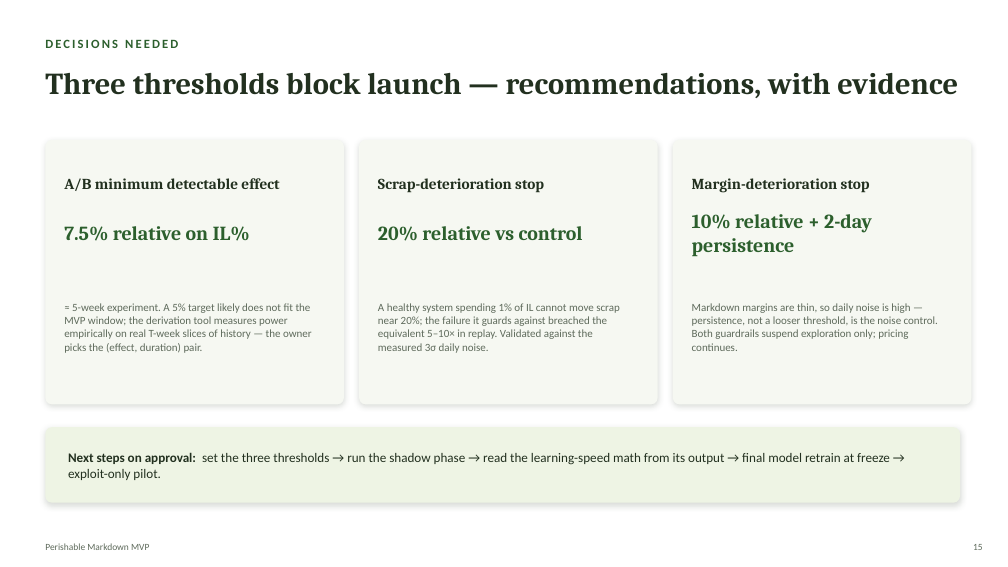
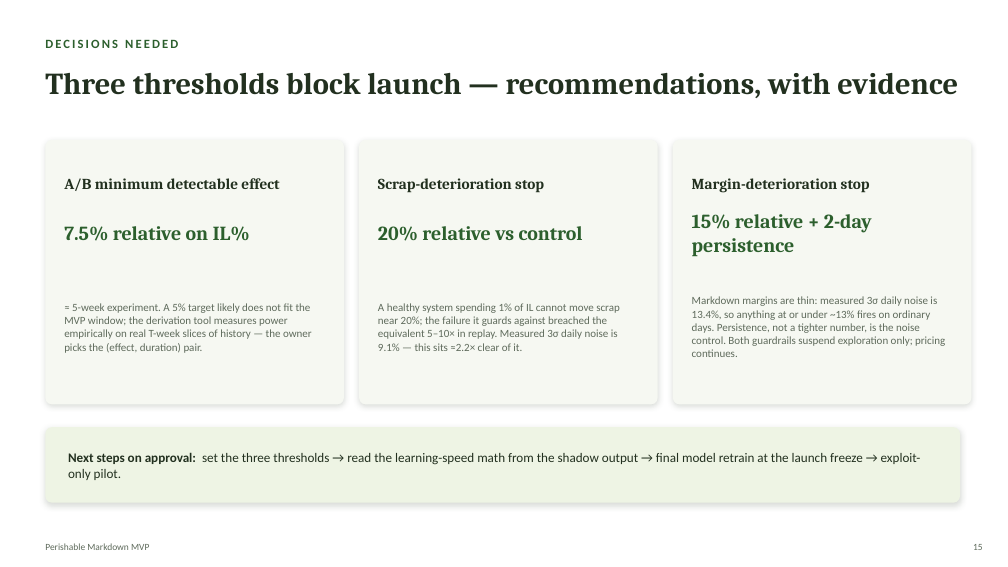
Before and after one commit to Kamalyunus/fresh-markdown, a slide deck: slide 15 of docs/perishable_markdown_tech_deck.pptx. Drawn at 1008x567 pixels with LibreOffice and Linux fonts; fonts in the diff are those of the drawing. Boxes give left, top, right and bottom in pixels: in the first picture for what was removed or moved away, otherwise in the second. Text is boxed around its words. In the diff, an @@ line names an element or a change of style, - is before the commit and + after.

```diff
--- a/docs/perishable_markdown_tech_deck.pptx
+++ b/docs/perishable_markdown_tech_deck.pptx
@@ text at (692, 214, 872, 257): text changed @@
-10% relative + 2-day persistence
+15% relative + 2-day persistence
@@ text at (692, 296, 945, 357): text changed @@
-Markdown margins are thin, so daily noise is high — persistence, not a looser threshold, is the noise control. Both guardrails suspend exploration only; pricing continues.
+Markdown margins are thin: measured 3σ daily noise is 13.4%, so anything at or under ~13% fires on ordinary days. Persistence, not a tighter number, is the noise control. Both guardrails suspend exploration only; pricing continues.
@@ text at (378, 303, 620, 351): text changed @@
-A healthy system spending 1% of IL cannot move scrap near 20%; the failure it guards against breached the equivalent 5–10× in replay. Validated against the measured 3σ daily noise.
+A healthy system spending 1% of IL cannot move scrap near 20%; the failure it guards against breached the equivalent 5–10× in replay. Measured 3σ daily noise is 9.1% — this sits ≈2.2× clear of it.
@@ text at (68, 452, 921, 480): text changed @@
-Next steps on approval: set the three thresholds → run the shadow phase → read the learning-speed math from its output → final model retrain at freeze → exploit-only pilot.
+Next steps on approval: set the three thresholds → read the learning-speed math from the shadow output → final model retrain at the launch freeze → exploit-only pilot.
```
Also in this commit, not shown: 5 other slides changed, 4 other files.
